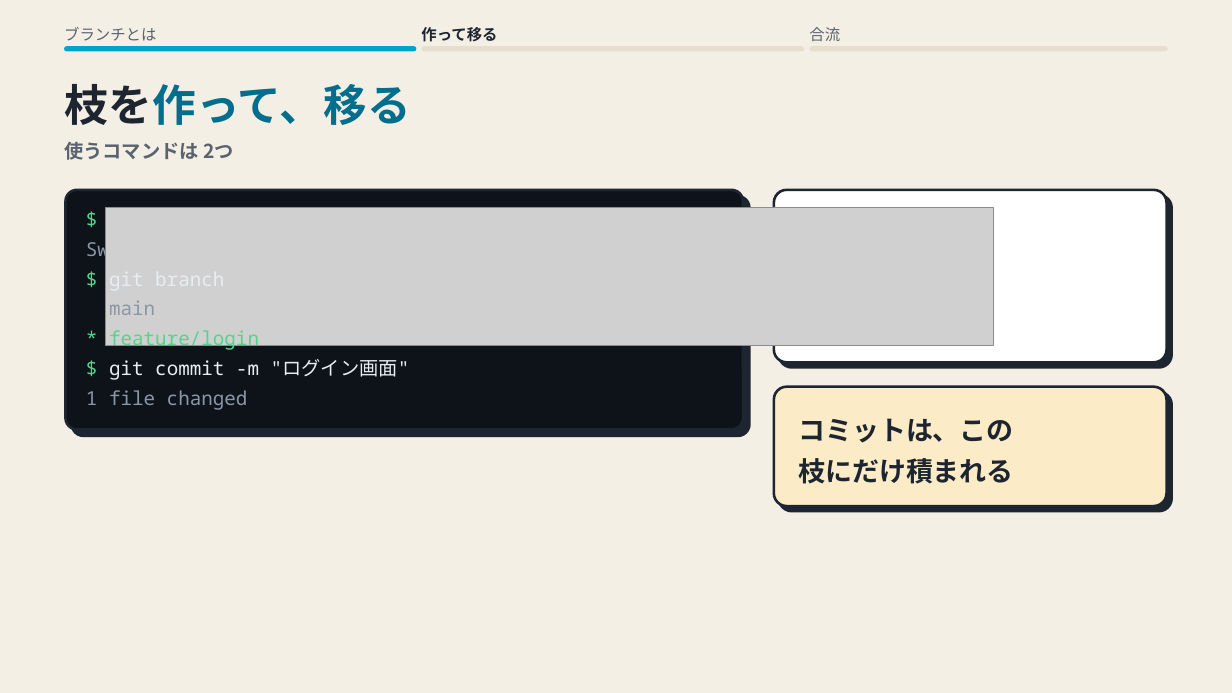
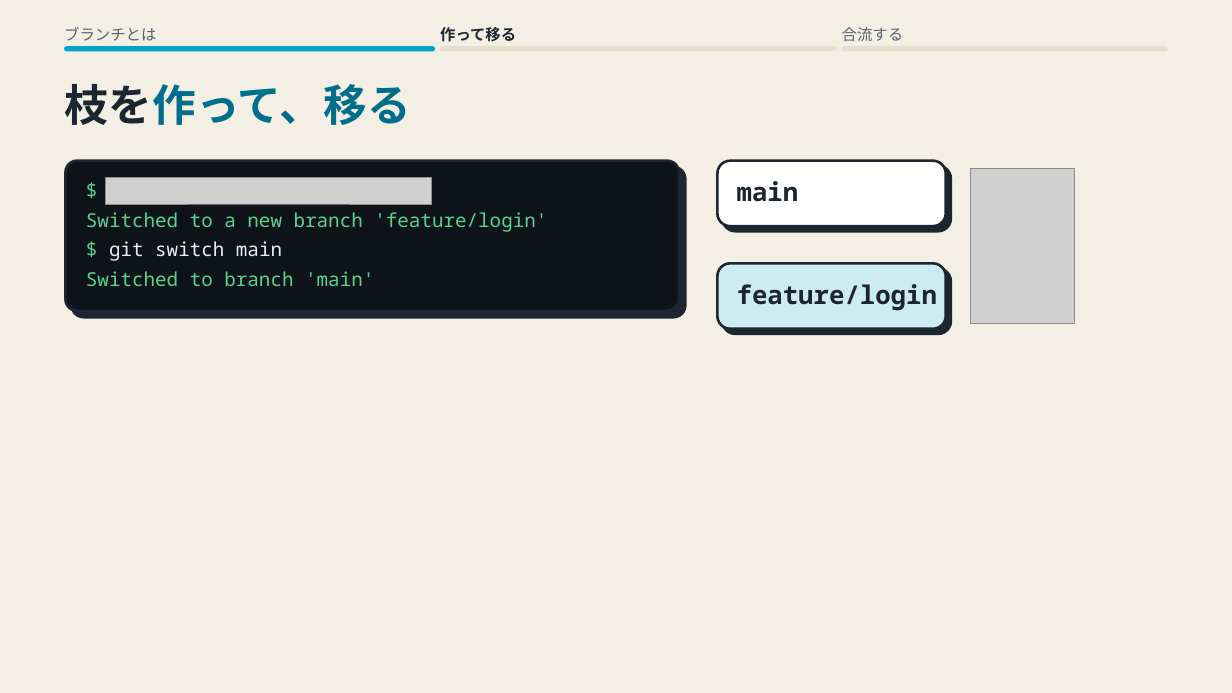
Before and after one commit to yukihito-jokyu/context, a slide deck: slide 2 of docs/artifacts/skills/motion-deck/git-branch.pptx. Drawn at 1232x693 pixels with LibreOffice and Linux fonts; fonts in the diff are those of the drawing; grey boxes stand for pictures. Boxes give left, top, right and bottom in pixels: in the first picture for what was removed or moved away, otherwise in the second. Text is boxed around its words. In the diff, an @@ line names an element or a change of style, - is before the commit and + after.

```diff
--- a/docs/artifacts/skills/motion-deck/git-branch.pptx
+++ b/docs/artifacts/skills/motion-deck/git-branch.pptx
@@ text "作って移る": place and size @@
-text "作って移る" at [421, 27, 497, 42]
+text "作って移る" at [440, 27, 516, 42]
@@ text at [842, 27, 904, 41]: text changed @@
-合流
+合流する
@@ rounded rectangle: place and size @@
-rounded rectangle at [64, 46, 416, 52]
+rounded rectangle at [64, 46, 434, 52]
@@ rounded rectangle: place and size @@
-rounded rectangle at [421, 46, 804, 52]
+rounded rectangle at [440, 46, 836, 52]
@@ rounded rectangle: place and size @@
-rounded rectangle at [810, 46, 1168, 52]
+rounded rectangle at [842, 46, 1168, 52]
@@ text removed at [64, 142, 234, 160] @@
-使うコマンドは 2つ
@@ rounded rectangle: place and size @@
-rounded rectangle at [66, 189, 743, 429]
+rounded rectangle at [66, 161, 679, 311]
@@ rounded rectangle at [66, 161, 679, 311]: proportions changed @@
@@ text "$ ▍": place and size @@
-text "$ ▍" at [86, 207, 128, 233]
+text "$ ▍" at [86, 178, 128, 204]
@@ picture added at [106, 177, 432, 203] @@
@@ rounded rectangle added at [717, 161, 945, 226], fill #FFFFFF, outline #1C2530 2 pt @@
@@ text "main": place and size @@
-text "main" at [109, 301, 155, 315]
+text "main" at [737, 181, 799, 202]
@@ text "main" at [737, 181, 799, 202]: size 15 to 20 pt, text colour #8A97A8 to #1C2530, bold on @@
@@ picture added at [970, 168, 1074, 221] @@
@@ picture added at [970, 168, 1074, 323] @@
@@ text "Switched to a new branch ...": place and size @@
-text "Switched to a new branch ..." at [86, 238, 178, 262]
+text "Switched to a new branch ..." at [86, 212, 547, 232]
@@ text "Switched to a new branch ..." at [86, 212, 547, 232]: text colour #8A97A8 to #57D38C @@
@@ picture removed at [106, 207, 994, 346] @@
@@ rounded rectangle removed at [775, 189, 1167, 362] @@
@@ text added at [109, 241, 282, 261], 15 pt, text #E8EDF3 @@
+$ git switch main
@@ rounded rectangle added at [717, 263, 945, 329], fill #CDEBF2, outline #1C2530 2 pt @@
@@ text added at [86, 271, 374, 286], 15 pt, text #57D38C @@
+Switched to branch 'main'
@@ text at [737, 284, 937, 311]: text changed; size 15 to 20 pt; text colour #57D38C to #1C2530; bold on @@
-* feature/login
+feature/login
@@ text removed at [109, 359, 410, 380] @@
-$ git commit -m "ログイン画面"
@@ rounded rectangle removed at [775, 387, 1167, 506] @@
@@ text removed at [86, 390, 248, 410] @@
-1 file changed
@@ text removed at [798, 418, 1014, 484] @@
-コミットは、この
-枝にだけ積まれる
```
Also in this commit, not shown: 2 other slides changed, 1 slide removed, 14 other files.
